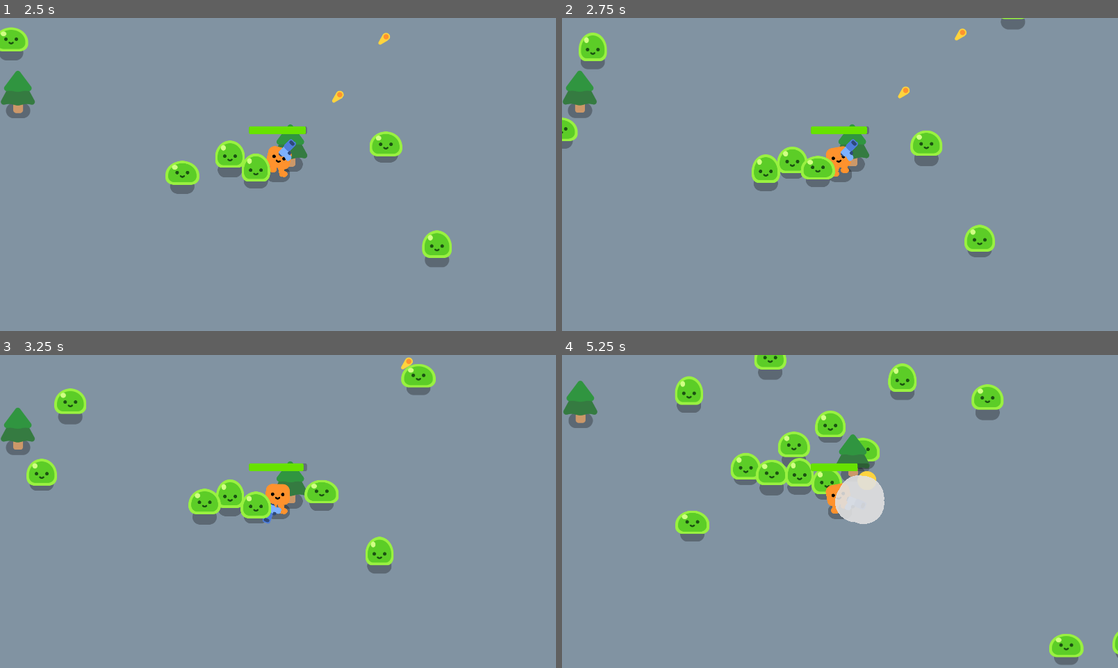
Above: before the commit, frames 1-4 (two rows, left to right).
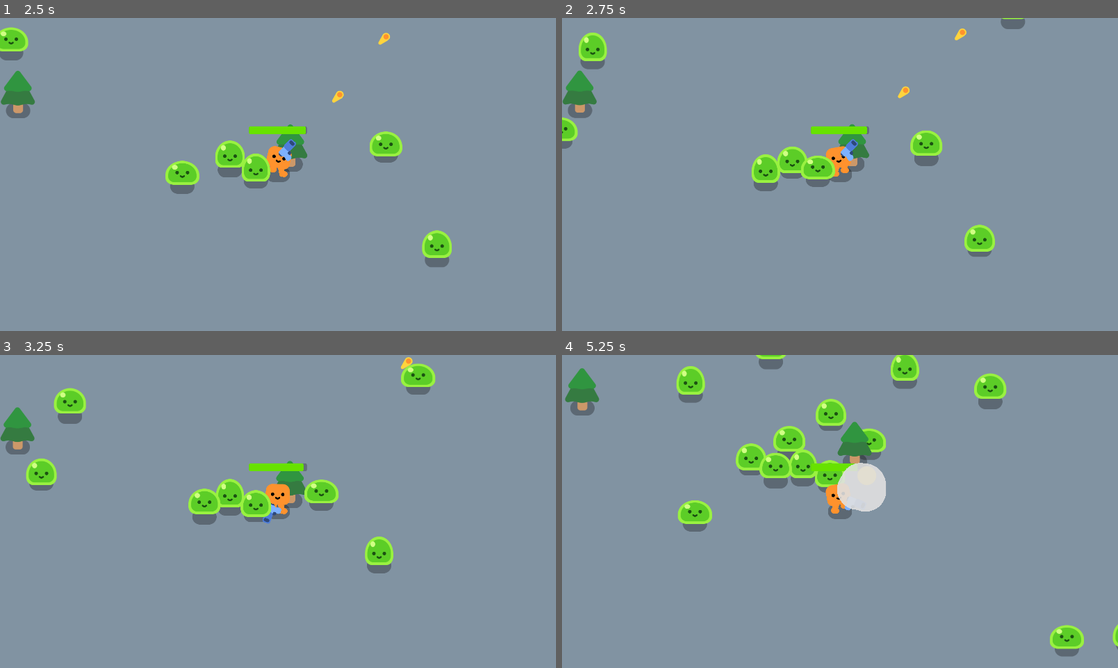
Above: after the commit, the same moments.

Repository: Technostalgic/csci4140-hw2
Game: Godot game, scene res://obj/levels/game.tscn
Same seed, same stepped clock (60 frames per second), same inputs: the game is played once before the commit and once after it.
Inputs (mouse positions are in pixels of both pictures, inside the frame that each line leads up to):
- Up to frame 1 (2.5 s): tap Enter at 0.5 s; move the mouse to (400, 158) at 0.52 s; press the mouse at (400, 158) at 0.53 s; hold D (move_right) 0.53-1.28 s; move the mouse to (166, 190) at 1.27 s; release the mouse at (166, 190) at 1.28 s; hold S (move_down) 1.28-2.03 s; click (166, 190) at 1.35 s; move the mouse to (333, 105) at 2.02 s; press the mouse at (333, 105) at 2.03 s; hold D (move_right) from 2.03 s (still down)
- Up to frame 2 (2.75 s): keep holding D (move_right)
- Up to frame 3 (3.25 s): move the mouse to (250, 574) at 2.77 s; release D (move_right) at 2.78 s; release the mouse at (250, 574) at 2.78 s; hold W (move_up) from 2.78 s (still down); click (250, 574) at 2.85 s
- Up to frame 4 (5.25 s): move the mouse to (1006, 558) at 3.52 s; release W (move_up) at 3.53 s; press the mouse at (1006, 558) at 3.53 s; hold A (move_left) 3.53-5.03 s; move the mouse to (673, 464) at 4.27 s; release the mouse at (673, 464) at 4.28 s; click (673, 464) at 4.35 s; move the mouse to (867, 511) at 5.02 s; press the mouse at (867, 511) at 5.03 s; hold S (move_down) from 5.03 s (still down)

Frame 1 is identical in both runs. In frame 2, 0.1% of the frame differs, in the area x 0-82%, y 3-77%; in frame 3, 0.6%; in frame 4, 8.3%, in the area x 0-100%, y 0-99%.

Commit message:
restructure and clean up codebase

Diff:
--- a/obj/actors/hero/happy_boo.tscn
+++ b/obj/actors/hero/happy_boo_graphic.tscn
@@ -1,6 +1,6 @@
 [gd_scene format=3 uid="uid://pbmyh1qru7p"]
 
-[ext_resource type="Script" uid="uid://bj7buyff1tobm" path="res://src/actors/happy_boo.gd" id="1_kg7lb"]
+[ext_resource type="Script" uid="uid://bj7buyff1tobm" path="res://src/actors/hero_graphic.gd" id="1_kg7lb"]
 [ext_resource type="Texture2D" uid="uid://b3e4kkrfbvr1g" path="res://content/gfx/hero/square_foot.png" id="3_186qq"]
 [ext_resource type="Texture2D" uid="uid://cdfpnrd7unfym" path="res://content/gfx/hero/square_lower_leg.png" id="4_plnsd"]
 [ext_resource type="Texture2D" uid="uid://dgd62havw7eu8" path="res://content/gfx/hero/square_upper_leg.png" id="5_q2t1e"]
@@ -579,8 +579,9 @@
 &"walk": SubResource("Animation_74kqe")
 }
 
-[node name="HappyBoo" type="Node2D" unique_id=1091727253]
+[node name="HappyBoo" type="Node2D" unique_id=1091727253 node_paths=PackedStringArray("animation_player")]
 script = ExtResource("1_kg7lb")
+animation_player = NodePath("AnimationPlayer")
 
 [node name="AnimationPlayer" type="AnimationPlayer" parent="." unique_id=1967949679]
 unique_name_in_owner = true
--- a/obj/actors/hero/hero.tscn
+++ b/obj/actors/hero/hero.tscn
@@ -1,7 +1,7 @@
 [gd_scene format=3 uid="uid://dt4xwrmw805uf"]
 
 [ext_resource type="Script" uid="uid://b77tfnmyicptp" path="res://src/actors/hero.gd" id="1_0cirb"]
-[ext_resource type="PackedScene" uid="uid://pbmyh1qru7p" path="res://obj/actors/hero/happy_boo.tscn" id="1_780bu"]
+[ext_resource type="PackedScene" uid="uid://pbmyh1qru7p" path="res://obj/actors/hero/happy_boo_graphic.tscn" id="1_780bu"]
 [ext_resource type="Texture2D" uid="uid://dk5b8a84a6n2h" path="res://content/gfx/ground_shadow.png" id="3_hsbtt"]
 [ext_resource type="PackedScene" uid="uid://dl8tiw1bpd1nt" path="res://obj/weapon/gun.tscn" id="3_t4k1q"]
 
--- a/obj/actors/slime/slime.tscn
+++ b/obj/actors/slime/slime.tscn
@@ -1,7 +1,7 @@
 [gd_scene format=3 uid="uid://ogik4s70pgwl"]
 
 [ext_resource type="Texture2D" uid="uid://c2t1crng7t58l" path="res://content/gfx/slime/slime_body.png" id="1_3j35h"]
-[ext_resource type="Script" uid="uid://dnbjp2524b1py" path="res://src/actors/slime.gd" id="1_87y5x"]
+[ext_resource type="Script" uid="uid://dnbjp2524b1py" path="res://src/actors/mob_graphic.gd" id="1_87y5x"]
 [ext_resource type="Texture2D" uid="uid://bnd4gurtidin" path="res://content/gfx/slime/slime_face.png" id="2_ygydt"]
 [ext_resource type="Texture2D" uid="uid://e4gtsguue7fg" path="res://content/gfx/slime/slime_body_hurt.png" id="4_0qu0c"]
 [ext_resource type="Texture2D" uid="uid://c7rt25t421lnf" path="res://content/gfx/slime/slime_hurt_eyes.png" id="4_hi70h"]
@@ -210,8 +210,9 @@
 &"walk": SubResource("Animation_l6fy2")
 }
 
-[node name="Slime" type="Node2D" unique_id=2008890567]
+[node name="Slime" type="Node2D" unique_id=2008890567 node_paths=PackedStringArray("animation_player")]
 script = ExtResource("1_87y5x")
+animation_player = NodePath("AnimationPlayer")
 
 [node name="Anchor" type="Marker2D" parent="." unique_id=794902193]
 
--- a/obj/effects/impact.tscn
+++ b/obj/effects/impact.tscn
@@ -3,9 +3,10 @@
 [ext_resource type="Script" uid="uid://de6y8t2sf6ynh" path="res://src/effects/impact.gd" id="1_4vum2"]
 [ext_resource type="Texture2D" uid="uid://ca0823iqg8dep" path="res://content/gfx/circle.png" id="2_wp1di"]
 
-[node name="Impact" type="Node2D" unique_id=1086043160]
+[node name="Impact" type="Node2D" unique_id=1086043160 node_paths=PackedStringArray("sprite")]
 top_level = true
 script = ExtResource("1_4vum2")
+sprite = NodePath("Sprite")
 
 [node name="Sprite" type="Sprite2D" parent="." unique_id=671936667]
 unique_name_in_owner = true
--- a/obj/effects/muzzle_flash.tscn
+++ b/obj/effects/muzzle_flash.tscn
@@ -3,8 +3,9 @@
 [ext_resource type="Script" uid="uid://6ej4465c3oxu" path="res://src/effects/muzzle_flash.gd" id="1_wouey"]
 [ext_resource type="Texture2D" uid="uid://dolhmqjpblfpv" path="res://content/gfx/muzzle_flash.png" id="2_6pgu4"]
 
-[node name="MuzzleFlash" type="Node2D" unique_id=1628795163]
+[node name="MuzzleFlash" type="Node2D" unique_id=1628795163 node_paths=PackedStringArray("sprite")]
 script = ExtResource("1_wouey")
+sprite = NodePath("Sprite")
 
 [node name="Sprite" type="Sprite2D" parent="." unique_id=673211911]
 unique_name_in_owner = true
--- a/obj/effects/smoke_explosion.tscn
+++ b/obj/effects/smoke_explosion.tscn
@@ -120,9 +120,11 @@
 &"explosion": SubResource("Animation_viyco")
 }
 
-[node name="SmokeExplosion" type="Node2D" unique_id=675191270]
+[node name="SmokeExplosion" type="Node2D" unique_id=675191270 node_paths=PackedStringArray("animation_player", "smoke")]
 z_index = 10
 script = ExtResource("1_kb8ql")
+animation_player = NodePath("AnimationPlayer")
+smoke = NodePath("Smoke")
 
 [node name="Smoke" type="ColorRect" parent="." unique_id=1026069877]
 unique_name_in_owner = true
--- a/obj/weapon/gun.tscn
+++ b/obj/weapon/gun.tscn
@@ -5,17 +5,13 @@
 [ext_resource type="PackedScene" uid="uid://bmo0auqbfad2o" path="res://obj/weapon/bullet.tscn" id="2_donny"]
 [ext_resource type="PackedScene" uid="uid://c1b2kbuq1if08" path="res://obj/effects/muzzle_flash.tscn" id="3_enm2i"]
 
-[sub_resource type="CircleShape2D" id="CircleShape2D_o3jbo"]
-radius = 879.0142
-
-[node name="Gun" type="Area2D" unique_id=628232303 node_paths=PackedStringArray("projectile_spawnpoint", "fire_timer")]
-collision_layer = 0
-collision_mask = 2
+[node name="Gun" type="Node2D" unique_id=1448111750 node_paths=PackedStringArray("projectile_spawnpoint", "fire_timer")]
 script = ExtResource("1_b7uwb")
 projectile_spawnpoint = NodePath("WeaponAnchor/Pistol/ProjectileSpawnpoint")
 fire_timer = NodePath("FireTimer")
 projectile = ExtResource("2_donny")
 muzzle_flash = ExtResource("3_enm2i")
+metadata/_custom_type_script = "uid://dqrvq1m0j3d0d"
 
 [node name="FireTimer" type="Timer" parent="." unique_id=466582412]
 wait_time = 0.3
@@ -30,11 +26,3 @@
 
 [node name="ProjectileSpawnpoint" type="Marker2D" parent="WeaponAnchor/Pistol" unique_id=1161980563]
 position = Vector2(20, -10)
-
-[node name="CollisionShape2D" type="CollisionShape2D" parent="." unique_id=1918627750]
-visible = false
-shape = SubResource("CircleShape2D_o3jbo")
-
-[connection signal="body_entered" from="." to="." method="_on_body_entered"]
-[connection signal="body_exited" from="." to="." method="_on_body_exited"]
-[connection signal="timeout" from="FireTimer" to="." method="_on_fire_timer_timeout"]
--- a/src/actors/happy_boo.gd
+++ /dev/null
@@ -1,9 +0,0 @@
-extends Node2D
-
-
-func play_idle_animation():
-	%AnimationPlayer.play("idle")
-
-
-func play_walk_animation():
-	%AnimationPlayer.play("walk")
--- /dev/null
+++ b/src/actors/hero_graphic.gd
@@ -0,0 +1,11 @@
+class_name HeroGraphic
+extends Node2D
+
+@export var animation_player: AnimationPlayer = null
+
+func play_idle_animation():
+	animation_player.play("idle")
+
+
+func play_walk_animation():
+	animation_player.play("walk")
--- /dev/null
+++ b/src/actors/mob_graphic.gd
@@ -0,0 +1,11 @@
+class_name MobGraphic
+extends Node2D
+
+@export var animation_player: AnimationPlayer = null
+
+func play_walk():
+	animation_player.play("walk")
+
+func play_hurt():
+	animation_player.play("hurt")
+	animation_player.queue("walk")
--- a/src/actors/slime.gd
+++ /dev/null
@@ -1,10 +0,0 @@
-extends Node2D
-
-
-func play_walk():
-	%AnimationPlayer.play("walk")
-
-
-func play_hurt():
-	%AnimationPlayer.play("hurt")
-	%AnimationPlayer.queue("walk")
--- a/src/effects/impact.gd
+++ b/src/effects/impact.gd
@@ -1,7 +1,7 @@
+class_name Impact
 extends Node2D
 
-@onready var sprite = %Sprite
-
+@export var sprite: Sprite2D = null
 
 func _ready():
 	var tween = create_tween().set_parallel(true).set_ease(Tween.EASE_OUT)
--- a/src/effects/muzzle_flash.gd
+++ b/src/effects/muzzle_flash.gd
@@ -1,7 +1,7 @@
+class_name MuzzleFlash
 extends Node2D
 
-@onready var sprite = %Sprite
-
+@export var sprite: Sprite2D = null
 
 func _ready():
 	var tween = create_tween().set_parallel(true).set_ease(Tween.EASE_OUT).set_trans(Tween.TRANS_BACK)
--- a/src/effects/smoke_explosion.gd
+++ b/src/effects/smoke_explosion.gd
@@ -1,8 +1,11 @@
+class_name SmokeExplosion
 extends Node2D
 
+@export var animation_player: AnimationPlayer = null
+@export var smoke: ColorRect = null
 
 func _ready():
-	%Smoke.material.set_shader_parameter("texture_offset", Vector2(randfn(0.0, 1.0), randfn(0.0, 1.0)))
-	%AnimationPlayer.play("explosion")
-	await %AnimationPlayer.animation_finished
+	smoke.material.set_shader_parameter("texture_offset", Vector2(randfn(0.0, 1.0), randfn(0.0, 1.0)))
+	animation_player.play("explosion")
+	await animation_player.animation_finished
 	queue_free()
--- a/src/weapon/gun.gd
+++ b/src/weapon/gun.gd
@@ -1,7 +1,6 @@
 class_name Gun
-extends Area2D
+extends Node2D
 
-var overlapping_mobs: Array[CharacterBody2D] = []
 var ready_to_fire: bool = false
 var fire_rate: float = 0.3
 @export var projectile_spawnpoint: Marker2D = null
@@ -11,11 +10,10 @@
 
 # Called when the node enters the scene tree for the first time.
 func _ready() -> void:
-	pass # Replace with function body.
-
+	fire_timer.timeout.connect(_fire_timer_timeout)
 
 # Called every frame. 'delta' is the elapsed time since the previous frame.
-func _process(delta: float) -> void:
+func _process(_delta: float) -> void:
 
 	# handle whether or not the gun should be firing
 	if Input.is_action_pressed("Shoot"):
@@ -33,19 +31,9 @@
 	else:
 		scale.y = 1
 
-
-func get_closest_mob() -> CharacterBody2D:
-	if len(overlapping_mobs) <= 0: return null
-
-	var closest_distance: float = INF
-	var closest_mob: CharacterBody2D = null
-	for mob in overlapping_mobs:
-		var distance = (mob.global_position - global_position).length_squared()
-		if distance < closest_distance:
-			closest_distance = distance
-			closest_mob = mob
-
-	return closest_mob
+func _fire_timer_timeout():
+	fire_timer.stop()
+	ready_to_fire = true
 
 func fire() -> void:
 	ready_to_fire = false
@@ -56,19 +44,3 @@
 	get_tree().root.add_child(bullet)
 	bullet.global_position = projectile_spawnpoint.global_position
 	bullet.global_rotation = projectile_spawnpoint.global_rotation
-
-func _on_body_entered(body: Node2D) -> void:
-	if body is Mob:
-		overlapping_mobs.append(body)
-
-
-func _on_body_exited(body: Node2D) -> void:
-	if body is CharacterBody2D:
-		var index = overlapping_mobs.find(body)
-		if index >= 0:
-			overlapping_mobs.remove_at(index)
-
-
-func _on_fire_timer_timeout() -> void:
-	ready_to_fire = true
-	fire_timer.stop()
Renamed: src/actors/happy_boo.gd.uid -> src/actors/hero_graphic.gd.uid
Renamed: src/actors/slime.gd.uid -> src/actors/mob_graphic.gd.uid
